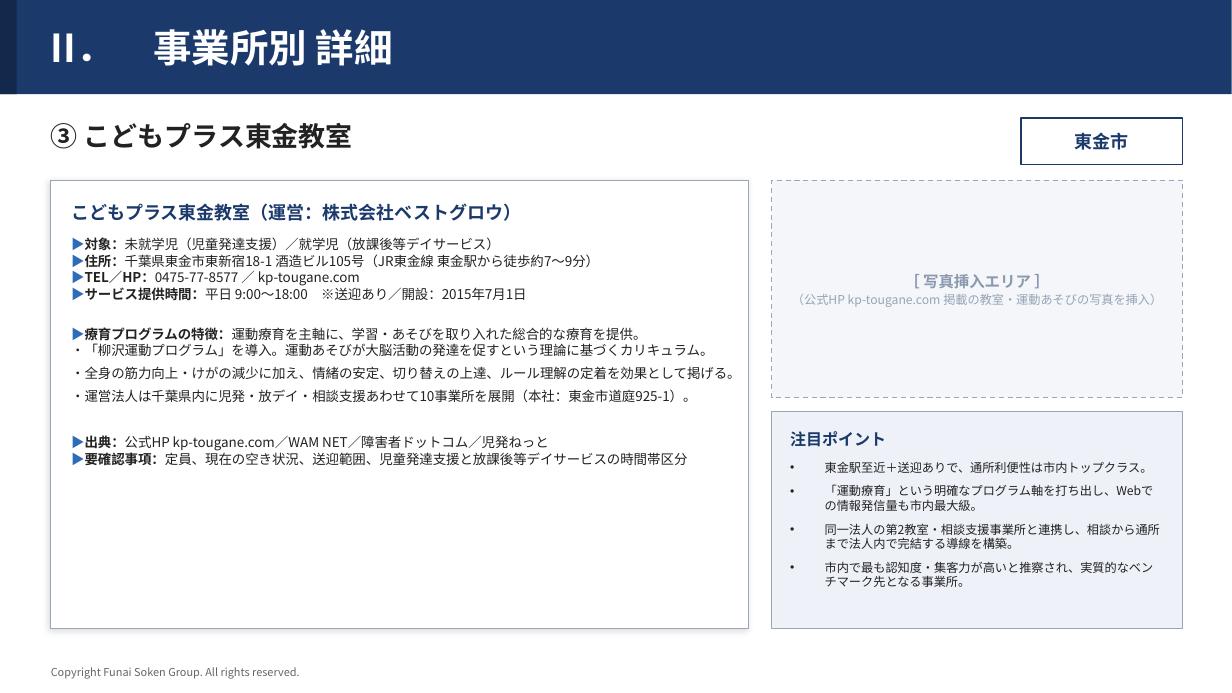
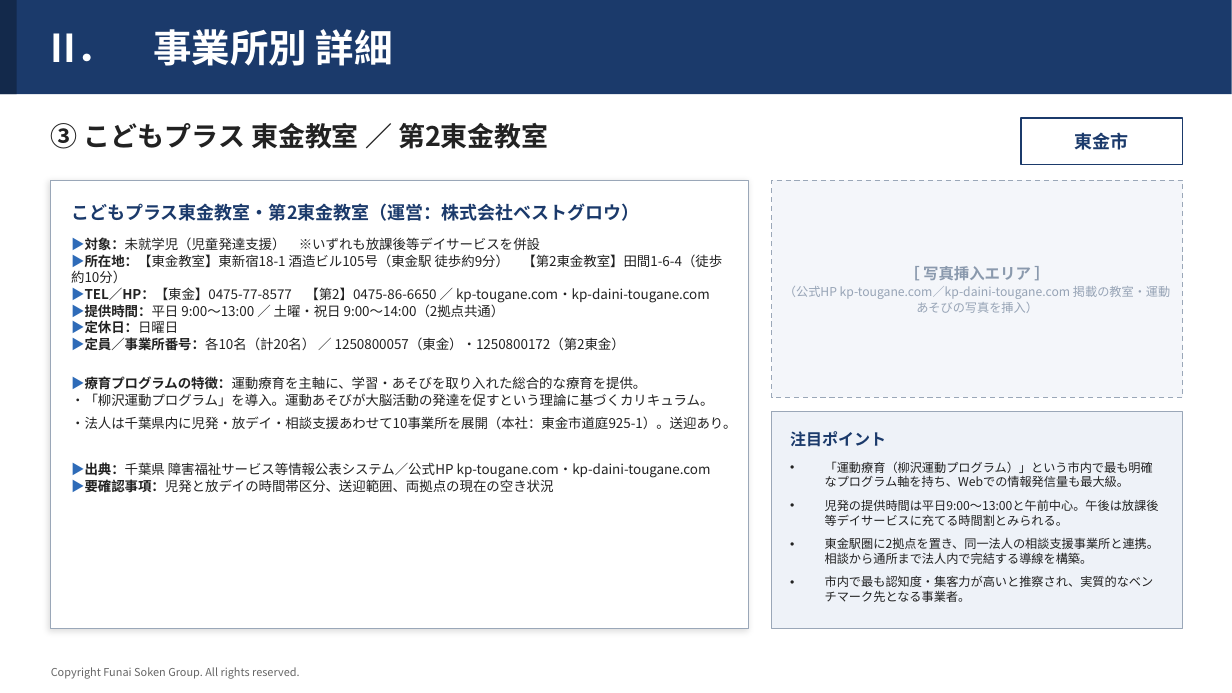
Before and after one commit to efejdjeifienfneafnwaj/-, a slide deck: slide 5 of 東金市_児童発達支援_事業所調査.pptx. Drawn at 1232x693 pixels with LibreOffice and Linux fonts; fonts in the diff are those of the drawing. Boxes give left, top, right and bottom in pixels: in the first picture for what was removed or moved away, otherwise in the second. Text is boxed around its words. In the diff, an @@ line names an element or a change of style, - is before the commit and + after.

```diff
--- a/東金市_児童発達支援_事業所調査.pptx
+++ b/東金市_児童発達支援_事業所調査.pptx
@@ text at [51, 123, 549, 149]: text changed @@
-③ こどもプラス東金教室
+③ こどもプラス 東金教室 ／ 第2東金教室
@@ text at [71, 203, 640, 221]: text changed @@
-こどもプラス東金教室（運営：株式会社ベストグロウ）
+こどもプラス東金教室・第2東金教室（運営：株式会社ベストグロウ）
@@ text at [71, 237, 722, 351]: text changed @@
-▶対象：未就学児（児童発達支援）／就学児（放課後等デイサービス）
-▶住所：千葉県東金市東新宿18-1 酒造ビル105号（JR東金線 東金駅から徒歩約7〜9分）
-▶TEL／HP：0475-77-8577 ／ kp-tougane.com
-▶サービス提供時間：平日 9:00〜18:00 ※送迎あり／開設：2015年7月1日
+▶対象：未就学児（児童発達支援） ※いずれも放課後等デイサービスを併設
+▶所在地：【東金教室】東新宿18-1 酒造ビル105号（東金駅 徒歩約9分） 【第2東金教室】田間1-6-4（徒歩約10分）
+▶TEL／HP：【東金】0475-77-8577 【第2】0475-86-6650 ／ kp-tougane.com・kp-daini-tougane.com
+▶提供時間：平日 9:00〜13:00 ／ 土曜・祝日 9:00〜14:00（2拠点共通）
+▶定休日：日曜日
+▶定員／事業所番号：各10名（計20名） ／ 1250800057（東金）・1250800172（第2東金）
@@ text in rectangle at [784, 286, 1170, 313]: text changed @@
-（公式HP kp-tougane.com 掲載の教室・運動あそびの写真を挿入）
+（公式HP kp-tougane.com／kp-daini-tougane.com 掲載の教室・運動あそびの写真を挿入）
@@ text at [71, 416, 736, 493]: text changed @@
-・全身の筋力向上・けがの減少に加え、情緒の安定、切り替えの上達、ルール理解の定着を効果として掲げる。
-・運営法人は千葉県内に児発・放デイ・相談支援あわせて10事業所を展開（本社：東金市道庭925-1）。
-▶出典：公式HP kp-tougane.com／WAM NET／障害者ドットコム／児発ねっと
-▶要確認事項：定員、現在の空き状況、送迎範囲、児童発達支援と放課後等デイサービスの時間帯区分
+・法人は千葉県内に児発・放デイ・相談支援あわせて10事業所を展開（本社：東金市道庭925-1）。送迎あり。
+▶出典：千葉県 障害福祉サービス等情報公表システム／公式HP kp-tougane.com・kp-daini-tougane.com
+▶要確認事項：児発と放デイの時間帯区分、送迎範囲、両拠点の現在の空き状況
@@ text at [825, 461, 1159, 602]: text changed @@
-• 東金駅至近＋送迎ありで、通所利便性は市内トップクラス。
-• 「運動療育」という明確なプログラム軸を打ち出し、Webでの情報発信量も市内最大級。
-• 同一法人の第2教室・相談支援事業所と連携し、相談から通所まで法人内で完結する導線を構築。
-• 市内で最も認知度・集客力が高いと推察され、実質的なベンチマーク先となる事業所。
+• 「運動療育（柳沢運動プログラム）」という市内で最も明確なプログラム軸を持ち、Webでの情報発信量も最大級。
+• 児発の提供時間は平日9:00〜13:00と午前中心。午後は放課後等デイサービスに充てる時間割とみられる。
+• 東金駅圏に2拠点を置き、同一法人の相談支援事業所と連携。相談から通所まで法人内で完結する導線を構築。
+• 市内で最も認知度・集客力が高いと推察され、実質的なベンチマーク先となる事業者。
```
Also in this commit, not shown: 8 other slides changed, 2 slides removed.
